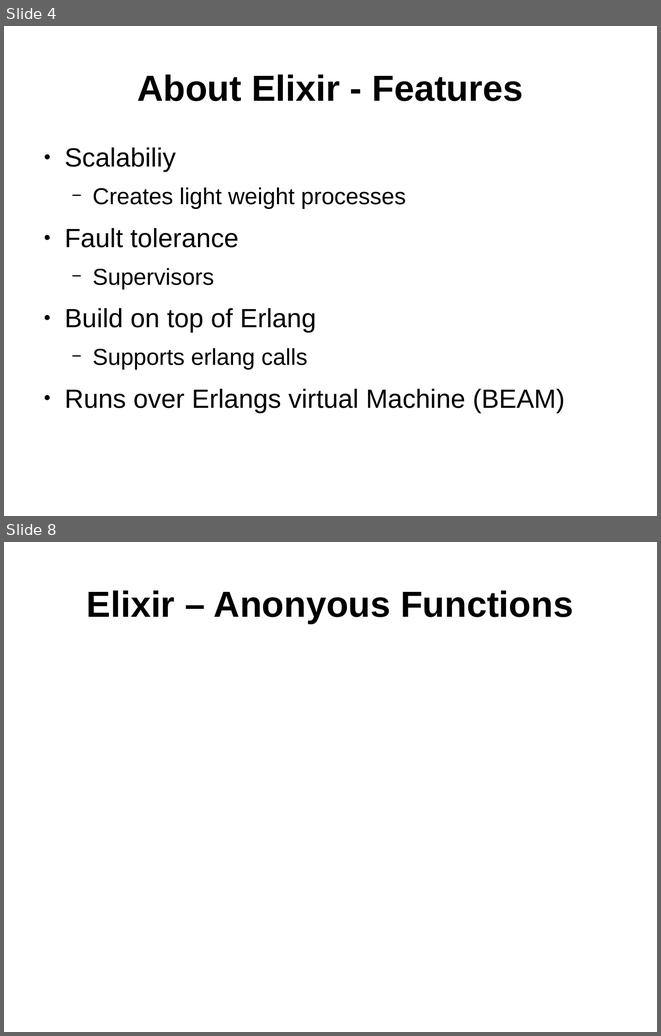
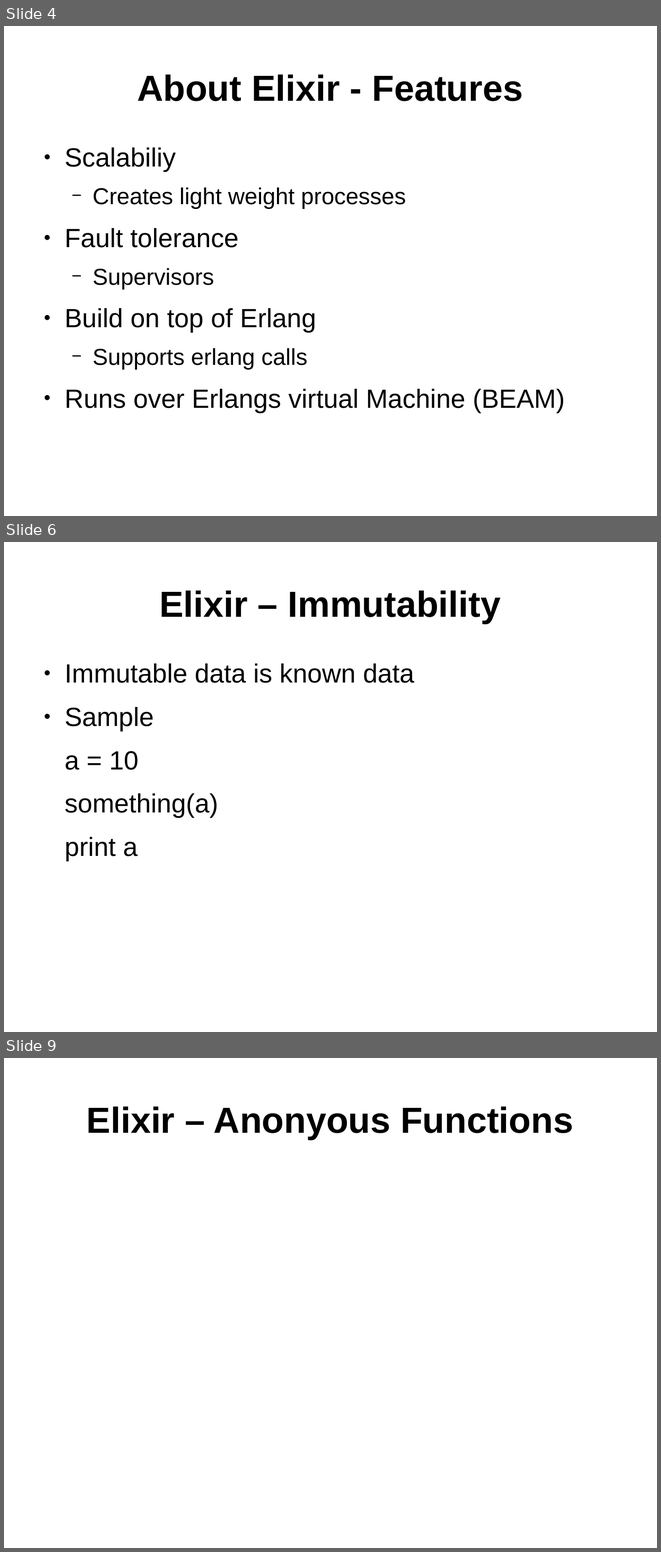
Before and after one commit to ramortegui/talks, a slide deck: elixir-basics.odp. Shown one above the other, each under a label of ours: slides 4 and 8 before the commit, slides 4, 6 and 9 after it; the slides between them are not shown. The pictures are 661x1036 and 661x1552 pixels, drawn with LibreOffice and Linux fonts; fonts in the diff are those of the drawing. Boxes give left, top, right and bottom in pixels: in the first picture for what was removed or moved away, otherwise in the second. Text is boxed around its words. In the diff, an @@ line names an element or a change of style, - is before the commit and + after.

Commit message:
Add Immutability section, and Basics.

```diff
--- a/elixir-basics.odp
+++ b/elixir-basics.odp
@@ slide 6 added at box(4, 542, 657, 1032), background #FFFFFF @@
@@ title added at box(159, 590, 501, 623), 44 pt, text #000000, bold @@
+Elixir – Immutability
@@ text added at box(64, 663, 414, 861), 32 pt, text #000000 @@
+● Immutable data is known data
+● Sample
+a = 10
+something(a)
+print a
@@ what was slide 8 is now slide 9 @@
```
Also in this commit, not shown: 2 slides changed, 2 other slides added, 2 slides removed.
